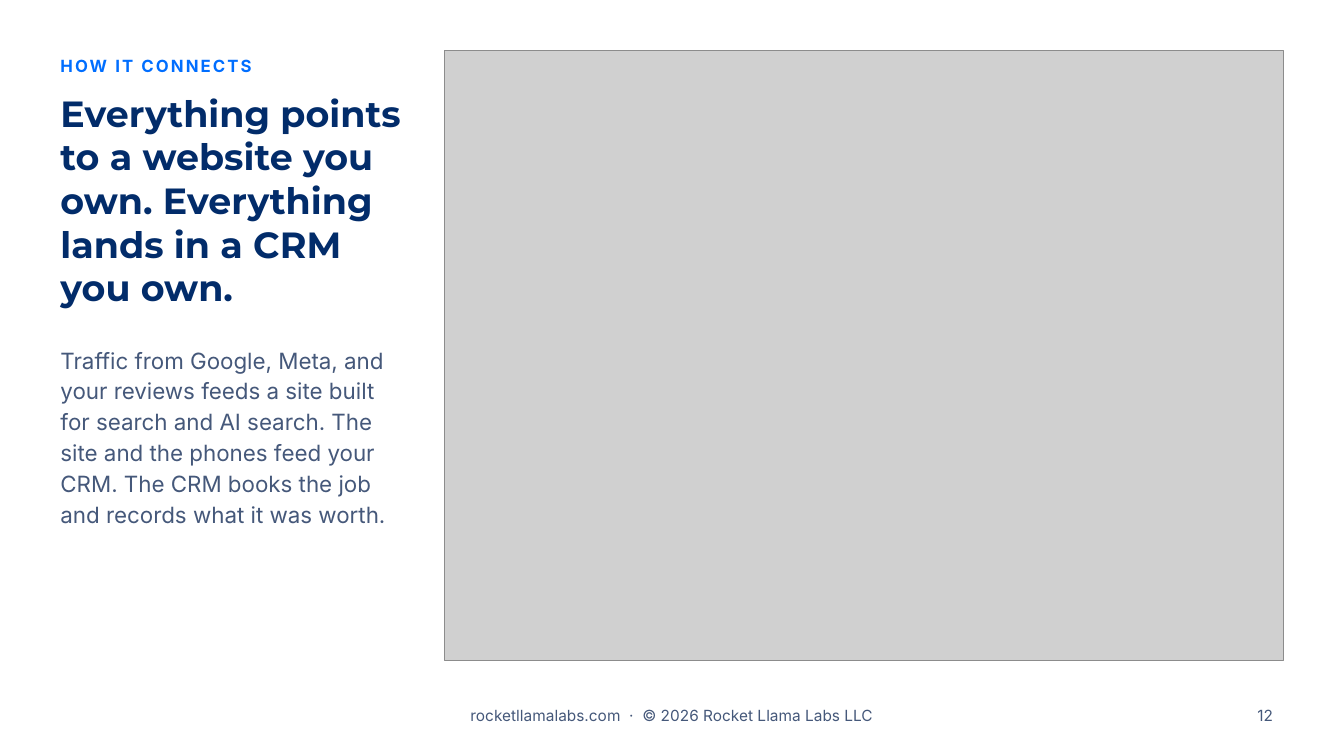
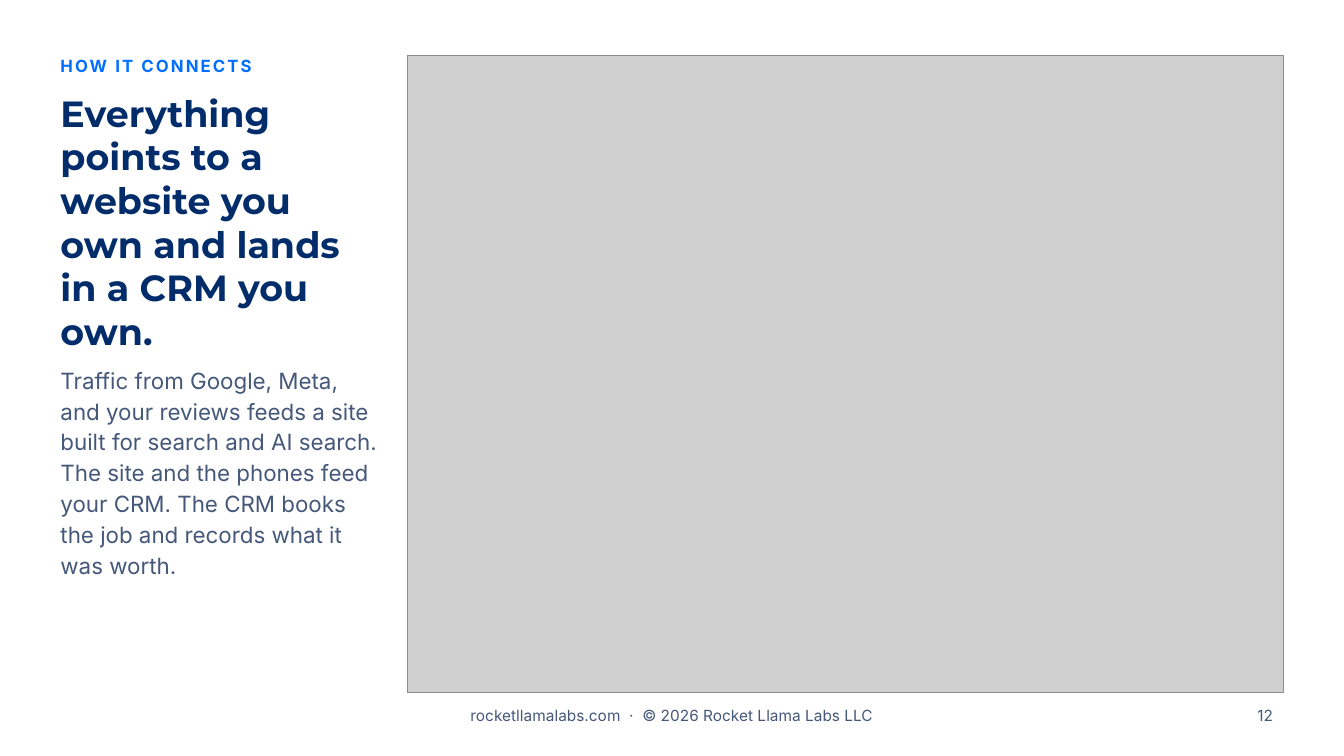
Before and after one commit to RocketLlamaLabs/rocketllama-website, a slide deck: slide 12 of public/slides/v1/rocket-llama-labs-sales-presentation-v1.pptx. Drawn at 1344x756 pixels with LibreOffice and Linux fonts; fonts in the diff are those of the drawing; grey boxes stand for pictures; background and template pictures are left out. Boxes give left, top, right and bottom in pixels: in the first picture for what was removed or moved away, otherwise in the second. Text is boxed around its words. In the diff, an @@ line names an element or a change of style, - is before the commit and + after.

```diff
--- a/public/slides/v1/rocket-llama-labs-sales-presentation-v1.pptx
+++ b/public/slides/v1/rocket-llama-labs-sales-presentation-v1.pptx
@@ picture: place and size @@
-picture at [445,50,1284,660]
+picture at [407,55,1284,693]
@@ title at [60,98,340,346]: text changed @@
-Everything points to a website you own. Everything lands in a CRM you own.
+Everything points to a website you own and lands in a CRM you own.
@@ text "Traffic from Google, Meta, and ..." rewrapped from [60,352,385,524] to [60,372,377,575] @@
```
Also in this commit, not shown: 4 other slides changed, 6 other files.
